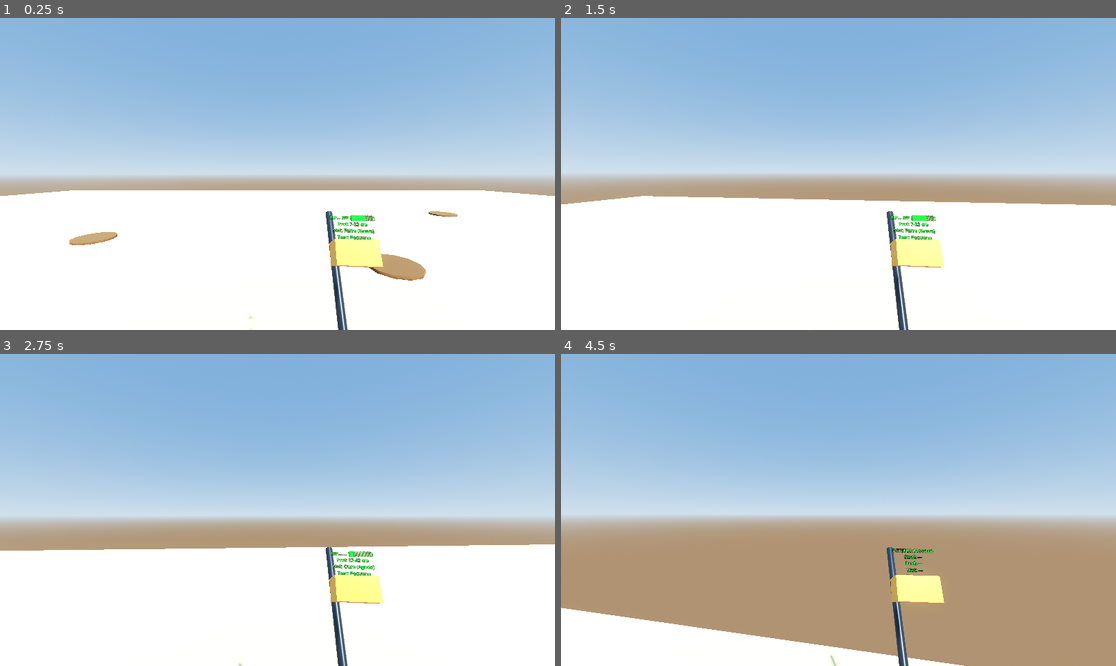
Above: before the commit, frames 1-4 (two rows, left to right).
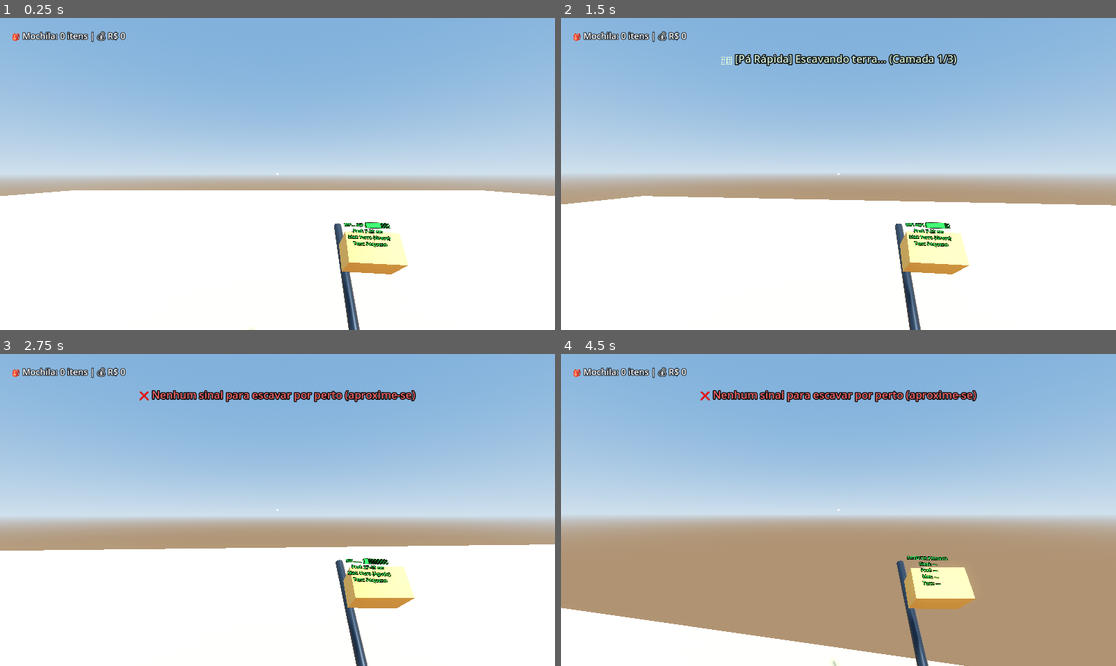
Above: after the commit, the same moments.

Repository: Felipefmdev/ScanDig
Game: Godot game, scene res://world/test_sandbox.tscn
The game is run twice, just before and just after one commit, with the same random seed, the same clock (stepped at 60 frames per second) and the same inputs.
Inputs (mouse positions are in pixels of both pictures, inside the frame that each line leads up to):
- Up to frame 1 (0.25 s): no input
- Up to frame 2 (1.5 s): tap Enter at 0.5 s; move the mouse to (866, 174) at 0.52 s; hold W (move_forward) from 0.53 s (still down); right-click (866, 174) at 0.6 s; click (866, 174) at 0.67 s; tap Space (jump) at 0.77 s; move the mouse to (810, 174) at 1.27 s; click (810, 174) at 1.35 s
- Up to frame 3 (2.75 s): keep holding W (move_forward); tap Space (jump) at 1.52 s; move the mouse to (288, 503) at 2.02 s; right-click (288, 503) at 2.1 s; click (288, 503) at 2.17 s
- Up to frame 4 (4.5 s): keep holding W (move_forward); move the mouse to (832, 516) at 2.77 s; click (832, 516) at 2.85 s; tap Space (jump) at 3.02, 3.77 s; move the mouse to (877, 513) at 3.52 s; right-click (877, 513) at 3.6 s; click (877, 513) at 3.67 s; move the mouse to (794, 506) at 4.27 s; click (794, 506) at 4.35 s

The runs differ from the first frame. In frame 1, 3.7% of the frame differs, in the area x 2-83%, y 4-100%; in frame 2, 4.1%; in frame 3, 4.4%, in the area x 2-75%, y 4-100%; in frame 4, 4.4%.

Commit message:
feat(gameplay): enhance game feel with hidden spots, particles, FPS visor sway, and digging HUD

Diff:
--- a/gameplay/detector/metal_detector.gd
+++ b/gameplay/detector/metal_detector.gd
@@ -32,8 +32,15 @@
 const ATTACK_TIME: float = 0.004
 const RELEASE_TIME: float = 0.006
 
+# Variáveis de Balanço Procedural (Sway de caminhada)
+var _sway_time: float = 0.0
+var _initial_pos: Vector3 = Vector3.ZERO
+var _initial_rot: Vector3 = Vector3.ZERO
+
 
 func _ready() -> void:
+	_initial_pos = position
+	_initial_rot = rotation
 	_setup_audio_generator()
 	_update_target_detection()
 
@@ -55,6 +62,28 @@
 
 	_update_beeping(delta)
 	_fill_audio_buffer()
+
+
+## Aplica balanço suave (sway) na haste e visor quando o jogador anda
+func apply_walk_sway(is_moving: bool, delta: float) -> void:
+	if is_moving:
+		_sway_time += delta * 6.5
+		# Movimento de arco de varredura lateral característico
+		var sway_angle_z: float = sin(_sway_time) * deg_to_rad(3.5)
+		var sway_angle_x: float = cos(_sway_time * 2.0) * deg_to_rad(1.8)
+		var sway_offset_x: float = sin(_sway_time) * 0.022
+		var sway_offset_y: float = absf(cos(_sway_time)) * 0.012
+
+		rotation.z = lerpf(rotation.z, _initial_rot.z + sway_angle_z, 8.0 * delta)
+		rotation.x = lerpf(rotation.x, _initial_rot.x + sway_angle_x, 8.0 * delta)
+		position.x = lerpf(position.x, _initial_pos.x + sway_offset_x, 8.0 * delta)
+		position.y = lerpf(position.y, _initial_pos.y + sway_offset_y, 8.0 * delta)
+	else:
+		# Retorna à posição e repouso originais
+		rotation.z = lerpf(rotation.z, _initial_rot.z, 6.0 * delta)
+		rotation.x = lerpf(rotation.x, _initial_rot.x, 6.0 * delta)
+		position.x = lerpf(position.x, _initial_pos.x, 6.0 * delta)
+		position.y = lerpf(position.y, _initial_pos.y, 6.0 * delta)
 
 
 func _update_target_detection() -> void:
--- a/gameplay/detector/metal_detector.tscn
+++ b/gameplay/detector/metal_detector.tscn
@@ -14,6 +14,10 @@
 [sub_resource type="StandardMaterial3D" id="StandardMaterial3D_box"]
 albedo_color = Color(0.85, 0.6, 0.1, 1)
 roughness = 0.5
+
+[sub_resource type="StandardMaterial3D" id="StandardMaterial3D_screen"]
+albedo_color = Color(0.03, 0.06, 0.04, 1)
+roughness = 0.2
 
 [node name="MetalDetector" type="Node3D"]
 script = ExtResource("1_detector")
@@ -45,6 +49,11 @@
 size = Vector3(0.14, 0.08, 0.12)
 material = SubResource("StandardMaterial3D_box")
 
+[node name="ScreenPanel" type="CSGBox3D" parent="VisualModel/ControlBox"]
+transform = Transform3D(1, 0, 0, 0, 1, 0, 0, 0, 1, 0, 0.041, 0.01)
+size = Vector3(0.125, 0.002, 0.09)
+material = SubResource("StandardMaterial3D_screen")
+
 [node name="CoilTip" type="Marker3D" parent="."]
 transform = Transform3D(1, 0, 0, 0, 1, 0, 0, 0, 1, 0, -0.7, -0.7)
 
--- a/gameplay/player/player.gd
+++ b/gameplay/player/player.gd
@@ -11,12 +11,24 @@
 @onready var detector: MetalDetector = $Head/Camera3D/Hand/MetalDetector
 @onready var readout_label: Label3D = $Head/Camera3D/Hand/VisorLabel
 
+# HUD Elements
+@onready var feedback_label: Label = $HUD/FeedbackLabel
+@onready var session_info_label: Label = $HUD/SessionInfoLabel
+
 var _dig_cooldown: float = 0.0
+var _feedback_tween: Tween = null
+
+# Contador de Sessão (Mochila / Dinheiro)
+var session_money: int = 0
+var session_items_count: int = 0
 
 
 func _ready() -> void:
 	Input.mouse_mode = Input.MOUSE_MODE_CAPTURED
 	_ensure_default_input_mappings()
+	_update_session_hud()
+	if feedback_label != null:
+		feedback_label.modulate.a = 0.0
 
 
 func _ensure_default_input_mappings() -> void:
@@ -83,6 +95,11 @@
 
 	move_and_slide()
 
+	# Aplica balanço procedural (sway) na haste do detector enquanto caminha
+	if detector != null:
+		var is_walking: bool = (velocity.length() > 0.2 and is_on_floor())
+		detector.apply_walk_sway(is_walking, delta)
+
 	if _dig_cooldown > 0.0:
 		_dig_cooldown -= delta
 
@@ -119,7 +136,7 @@
 	var min_dist: float = dig_range + 0.1
 	var player_pos: Vector3 = global_position
 
-	for s in spots:
+	for s: Node in spots:
 		if s is BuriedSpot and s.is_inside_tree():
 			var dist: float = player_pos.distance_to(s.global_position)
 			if dist < min_dist:
@@ -127,7 +144,76 @@
 				closest_spot = s
 
 	if closest_spot != null and min_dist <= dig_range:
-		print("[Player] >> Escavando (%s) a %.2fm do alvo..." % ["Cuidadosa" if is_careful else "Pá Rápida", min_dist])
-		var _res: Dictionary = closest_spot.dig(is_careful)
+		var res: Dictionary = closest_spot.dig(is_careful)
+		_show_dig_feedback(res, is_careful)
 	else:
-		print("[Player] Nenhum ponto de escavação a menos de %.1fm (alvo mais próximo a %.2fm)." % [dig_range, min_dist])
+		_show_temporary_message("❌ Nenhum sinal para escavar por perto (aproxime-se)", Color(0.95, 0.4, 0.4), 1.2)
+
+
+func _show_dig_feedback(res: Dictionary, is_careful: bool) -> void:
+	var revealed: bool = res.get("revealed", false)
+	var dirt_left: int = res.get("dirt_layers", 0)
+	var max_layers: int = res.get("max_layers", 3)
+	var integrity: float = res.get("integrity", 1.0)
+	var damaged: bool = res.get("damaged", false)
+	var item: ItemData = res.get("item", null)
+	var final_val: int = res.get("final_value", 0)
+
+	if revealed:
+		session_items_count += 1
+		session_money += final_val
+		_update_session_hud()
+
+		var rarity_str: String = _get_category_name(item.category if item != null else 0)
+		var item_name: String = item.display_name if item != null else "Artefato Misterioso"
+		var msg: String = "★ DESCOBERTA: %s [%s]!\nIntegridade: %d%% | Valor: R$ %d" % [
+			item_name, rarity_str, int(integrity * 100.0), final_val
+		]
+		_show_temporary_message(msg, Color(1.0, 0.88, 0.25), 3.5)
+	elif damaged:
+		var layer_num: int = max_layers - dirt_left
+		var msg: String = "💥 CRACK! Você bateu com a pá no objeto!\nIntegridade caiu para %d%% (Camada %d/%d)" % [
+			int(integrity * 100.0), layer_num, max_layers
+		]
+		_show_temporary_message(msg, Color(1.0, 0.35, 0.35), 2.2)
+	else:
+		var tool_name: String = "Escavação Cuidadosa" if is_careful else "Pá Rápida"
+		var layer_num: int = max_layers - dirt_left
+		var msg: String = "⛏️ [%s] Escavando terra... (Camada %d/%d)" % [
+			tool_name, layer_num, max_layers
+		]
+		_show_temporary_message(msg, Color(0.85, 0.95, 0.85), 1.6)
+
+
+func _show_temporary_message(text: String, color: Color = Color.WHITE, duration: float = 2.0) -> void:
+	if feedback_label == null:
+		return
+
+	feedback_label.text = text
+	feedback_label.modulate = color
+
+	if _feedback_tween != null and _feedback_tween.is_valid():
+		_feedback_tween.kill()
+
+	_feedback_tween = create_tween()
+	_feedback_tween.tween_property(feedback_label, "modulate:a", 1.0, 0.08)
+	_feedback_tween.tween_interval(duration)
+	_feedback_tween.tween_property(feedback_label, "modulate:a", 0.0, 0.4)
+
+
+func _update_session_hud() -> void:
+	if session_info_label != null:
+		session_info_label.text = "🎒 Mochila: %d itens | 💰 R$ %d" % [session_items_count, session_money]
+
+
+func _get_category_name(cat: int) -> String:
+	match cat:
+		ItemData.Category.COMUM:
+			return "Comum"
+		ItemData.Category.HISTORICO:
+			return "Histórico"
+		ItemData.Category.RARO:
+			return "Raro"
+		ItemData.Category.ESTRANHO:
+			return "Estranho"
+	return "Comum"
--- a/gameplay/player/player.tscn
+++ b/gameplay/player/player.tscn
@@ -23,15 +23,64 @@
 current = true
 
 [node name="Hand" type="Node3D" parent="Head/Camera3D"]
-transform = Transform3D(0.996195, 0.0151897, -0.0858167, 0, 0.984808, 0.173648, 0.0871557, -0.172987, 0.98106, 0.25, -0.3, -0.55)
+transform = Transform3D(0.992546, 0.0427358, -0.114175, 0, 0.936672, 0.350207, 0.121869, -0.347596, 0.929688, 0.24, -0.22, -0.42)
 
 [node name="MetalDetector" parent="Head/Camera3D/Hand" instance=ExtResource("2_detector")]
 
 [node name="VisorLabel" type="Label3D" parent="Head/Camera3D/Hand"]
-transform = Transform3D(1, 0, 0, 0, 0.965926, 0.258819, 0, -0.258819, 0.965926, 0, 0.14, -0.14)
-pixel_size = 0.0008
-modulate = Color(0.15, 1, 0.25, 1)
-outline_modulate = Color(0, 0, 0, 0.8)
+transform = Transform3D(1, 0, 0, 0, 0.965926, 0.258819, 0, -0.258819, 0.965926, 0, 0.102, -0.136)
+no_depth_test = true
+pixel_size = 0.00065
+modulate = Color(0.2, 1, 0.35, 1)
+outline_modulate = Color(0, 0, 0, 1)
 text = "DETETOR PRONTO"
 font_size = 20
-outline_size = 6
+outline_size = 8
+
+[node name="HUD" type="CanvasLayer" parent="."]
+
+[node name="Crosshair" type="CenterContainer" parent="HUD"]
+anchors_preset = 8
+anchor_left = 0.5
+anchor_top = 0.5
+anchor_right = 0.5
+anchor_bottom = 0.5
+offset_left = -20.0
+offset_top = -20.0
+offset_right = 20.0
+offset_bottom = 20.0
+grow_horizontal = 2
+grow_vertical = 2
+mouse_filter = 2
+
+[node name="Dot" type="ColorRect" parent="HUD/Crosshair"]
+custom_minimum_size = Vector2(4, 4)
+layout_mode = 2
+mouse_filter = 2
+color = Color(1, 1, 1, 0.75)
+
+[node name="FeedbackLabel" type="Label" parent="HUD"]
+anchors_preset = 5
+anchor_left = 0.5
+anchor_right = 0.5
+offset_left = -350.0
+offset_top = 45.0
+offset_right = 350.0
+offset_bottom = 125.0
+grow_horizontal = 2
+theme_override_colors/font_outline_color = Color(0, 0, 0, 0.95)
+theme_override_constants/outline_size = 8
+theme_override_font_sizes/font_size = 22
+horizontal_alignment = 1
+vertical_alignment = 1
+
+[node name="SessionInfoLabel" type="Label" parent="HUD"]
+offset_left = 24.0
+offset_top = 20.0
+offset_right = 380.0
+offset_bottom = 60.0
+theme_override_colors/font_outline_color = Color(0, 0, 0, 0.85)
+theme_override_constants/outline_size = 6
+theme_override_font_sizes/font_size = 18
+text = "🎒 Mochila: 0 itens | 💰 R$ 0"
+vertical_alignment = 1
--- a/items/buried_spot.gd
+++ b/items/buried_spot.gd
@@ -11,27 +11,70 @@
 var _is_revealed: bool = false
 var _dirt_mound: Node3D = null
 var _revealed_mesh: Node3D = null
+var _dirt_particles: CPUParticles3D = null
+const MAX_DIRT_LAYERS: int = 3
 
 
 func _ready() -> void:
 	add_to_group("buried_spots")
 	_create_visuals()
+	_create_particles()
 
 
 func _create_visuals() -> void:
 	_dirt_mound = Node3D.new()
 	_dirt_mound.name = "DirtMound"
+	_dirt_mound.visible = false  # Começa totalmente invisível na areia!
 	add_child(_dirt_mound)
 
+	# Borda externa da escavação
 	var mound_mesh: CSGCylinder3D = CSGCylinder3D.new()
 	mound_mesh.radius = 0.45
 	mound_mesh.height = 0.05
 	mound_mesh.sides = 12
-	var mat: StandardMaterial3D = StandardMaterial3D.new()
-	mat.albedo_color = Color(0.42, 0.28, 0.15)
-	mound_mesh.material = mat
-	mound_mesh.position.y = 0.025
+	var mat_dirt: StandardMaterial3D = StandardMaterial3D.new()
+	mat_dirt.albedo_color = Color(0.42, 0.28, 0.15)
+	mat_dirt.roughness = 0.9
+	mound_mesh.material = mat_dirt
+	mound_mesh.position.y = 0.02
 	_dirt_mound.add_child(mound_mesh)
+
+	# Fundo do buraco (terra mais escura e funda)
+	var hole_mesh: CSGCylinder3D = CSGCylinder3D.new()
+	hole_mesh.radius = 0.32
+	hole_mesh.height = 0.07
+	hole_mesh.sides = 12
+	var mat_hole: StandardMaterial3D = StandardMaterial3D.new()
+	mat_hole.albedo_color = Color(0.25, 0.16, 0.08)
+	mat_hole.roughness = 1.0
+	hole_mesh.material = mat_hole
+	hole_mesh.position.y = 0.015
+	_dirt_mound.add_child(hole_mesh)
+
+
+func _create_particles() -> void:
+	_dirt_particles = CPUParticles3D.new()
+	_dirt_particles.name = "DirtParticles"
+	_dirt_particles.emitting = false
+	_dirt_particles.one_shot = true
+	_dirt_particles.explosiveness = 0.9
+	_dirt_particles.amount = 24
+	_dirt_particles.lifetime = 0.55
+	_dirt_particles.direction = Vector3(0, 1, 0)
+	_dirt_particles.spread = 45.0
+	_dirt_particles.initial_velocity_min = 2.2
+	_dirt_particles.initial_velocity_max = 3.8
+	_dirt_particles.gravity = Vector3(0, -9.8, 0)
+
+	var particle_box: BoxMesh = BoxMesh.new()
+	particle_box.size = Vector3(0.05, 0.05, 0.05)
+	var mat_p: StandardMaterial3D = StandardMaterial3D.new()
+	mat_p.albedo_color = Color(0.55, 0.38, 0.22)
+	mat_p.roughness = 0.9
+	particle_box.material = mat_p
+	_dirt_particles.mesh = particle_box
+
+	add_child(_dirt_particles)
 
 
 func dig(is_careful: bool) -> Dictionary:
@@ -39,20 +82,42 @@
 		return {
 			"revealed": true,
 			"dirt_layers": 0,
+			"max_layers": MAX_DIRT_LAYERS,
 			"integrity": integrity,
+			"damaged": false,
 			"item": item,
 			"final_value": 0
 		}
 
+	# Primeira pazada torna a escavação visível no terreno
+	if _dirt_mound != null and not _dirt_mound.visible:
+		_dirt_mound.visible = true
+
+	# Emite partículas de areia e terra voando
+	if _dirt_particles != null:
+		_dirt_particles.restart()
+
 	dirt_layers -= 1
 
+	# Ajusta o buraco conforme as camadas são removidas
+	if _dirt_mound != null:
+		var layer_progress: float = float(MAX_DIRT_LAYERS - dirt_layers) / float(MAX_DIRT_LAYERS)
+		# O buraco afunda ligeiramente e alarga a cada camada
+		_dirt_mound.position.y = -0.04 * layer_progress
+		_dirt_mound.scale = Vector3(1.0 + layer_progress * 0.15, 1.0, 1.0 + layer_progress * 0.15)
+
+	var damaged_this_hit: bool = false
+	var damage_amount: float = 0.0
+
 	if not is_careful:
+		# Se dirt_layers <= 1, aplica dano à integridade baseado na fragilidade do item
 		if dirt_layers <= 1 and item != null:
-			var damage: float = clampf(item.fragility * 0.45, 0.05, 0.95)
-			integrity = clampf(integrity - damage, 0.0, 1.0)
-			print("[BuriedSpot] Pazada agressiva! Dano causado ao item. Integridade: %d%%" % int(integrity * 100.0))
+			damage_amount = clampf(item.fragility * 0.45, 0.08, 0.90)
+			integrity = clampf(integrity - damage_amount, 0.05, 1.0)
+			damaged_this_hit = true
+			print("[BuriedSpot] CRACK! Pazada agressiva causou dano! Integridade: %d%%" % int(integrity * 100.0))
 		else:
-			print("[BuriedSpot] Pazada rápida removeu camada. Camadas restantes: %d" % dirt_layers)
+			print("[BuriedSpot] Pazada rápida removeu camada de terra. Restam %d" % dirt_layers)
 	else:
 		print("[BuriedSpot] Escavação cuidadosa! Camadas restantes: %d (Integridade 100%% preservada)" % dirt_layers)
 
@@ -62,8 +127,6 @@
 	if revealed:
 		_is_revealed = true
 		remove_from_group("buried_spots")
-		if _dirt_mound != null:
-			_dirt_mound.visible = false
 
 		if item != null:
 			final_val = item.calculate_value(integrity)
@@ -79,7 +142,7 @@
 
 		item_revealed.emit(item, final_val, integrity)
 		if is_inside_tree() and get_tree() != null:
-			get_tree().create_timer(2.5).timeout.connect(queue_free)
+			get_tree().create_timer(4.0).timeout.connect(queue_free)
 		else:
 			queue_free()
 
@@ -88,7 +151,10 @@
 	return {
 		"revealed": revealed,
 		"dirt_layers": dirt_layers,
+		"max_layers": MAX_DIRT_LAYERS,
 		"integrity": integrity,
+		"damaged": damaged_this_hit,
+		"damage_amount": damage_amount,
 		"item": item,
 		"final_value": final_val
 	}
@@ -100,8 +166,8 @@
 	add_child(_revealed_mesh)
 
 	var cube: CSGBox3D = CSGBox3D.new()
-	cube.size = Vector3(0.28, 0.28, 0.28)
-	cube.position.y = 0.18
+	cube.size = Vector3(0.26, 0.26, 0.26)
+	cube.position.y = 0.05
 
 	var mat: StandardMaterial3D = StandardMaterial3D.new()
 	if item != null:
@@ -126,6 +192,16 @@
 				mat.albedo_color = Color(0.2, 0.95, 0.85)
 				mat.emission_enabled = true
 				mat.emission = Color(0.2, 0.95, 0.85)
-				mat.emission_energy_multiplier = 2.0
+				mat.emission_energy_multiplier = 2.5
 	cube.material = mat
 	_revealed_mesh.add_child(cube)
+
+	# Animação procedural: o objeto salta para fora do buraco e roda
+	if is_inside_tree():
+		var tween: Tween = create_tween()
+		# Arco de salto: sobe até 0.65m e quica em 0.30m
+		tween.tween_property(cube, "position:y", 0.65, 0.32).set_trans(Tween.TRANS_QUAD).set_ease(Tween.EASE_OUT)
+		tween.tween_property(cube, "position:y", 0.30, 0.38).set_trans(Tween.TRANS_BOUNCE).set_ease(Tween.EASE_OUT)
+
+		var rot_tween: Tween = create_tween()
+		rot_tween.tween_property(cube, "rotation:y", TAU * 1.5, 0.70).set_trans(Tween.TRANS_CUBIC).set_ease(Tween.EASE_OUT)
Not shown: 1 places in gameplay/detector/metal_detector.tscn that only renumber resources
